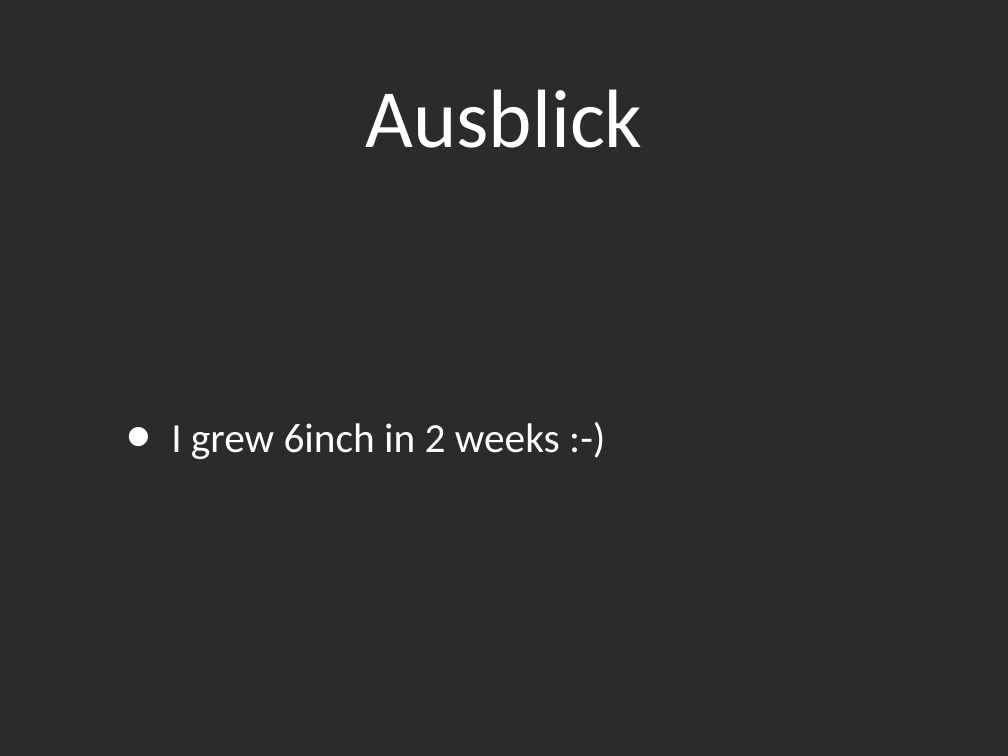
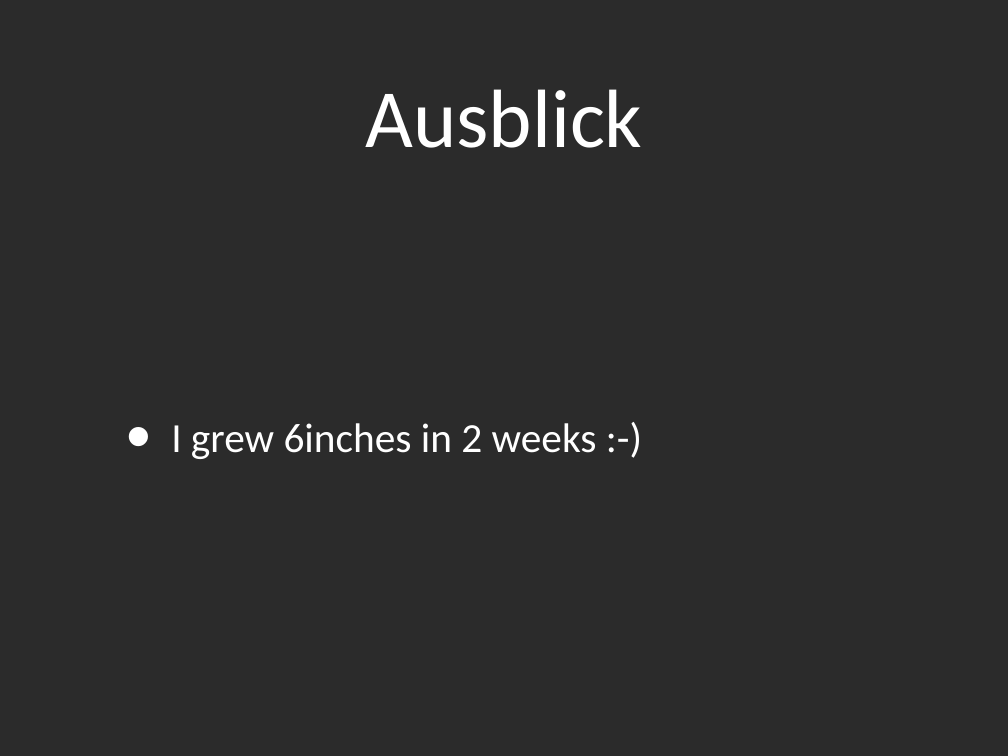
Before and after one commit to novac045/ai-battleship, a slide deck: slide 9 of Präsentation/Presentation_PPT.ppt. Drawn at 1008x756 pixels with LibreOffice and Linux fonts; fonts in the diff are those of the drawing; background and template pictures are left out; a plain dark background stands for a picture behind light text. Boxes give left, top, right and bottom in pixels: in the first picture for what was removed or moved away, otherwise in the second. Text is boxed around its words. In the diff, an @@ line names an element or a change of style, - is before the commit and + after.

```diff
--- a/Präsentation/Presentation_PPT.ppt
+++ b/Präsentation/Presentation_PPT.ppt
@@ text at (x1=171, y1=423, x2=597, y2=459): text changed @@
-• I grew 6inch in 2 weeks :-)
+• I grew 6inches in 2 weeks :-)
```
Also in this commit, not shown: 4 other slides changed, 2 other files.
